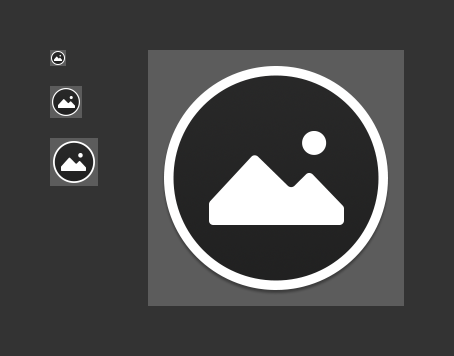
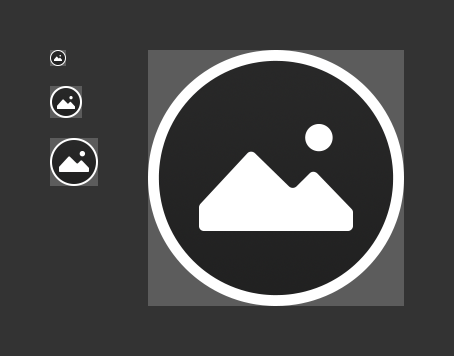
Comparing the layer stacks of the two 454×356 images. Changes:
removed layer "GrayBG-custom" from group "16" over box(52, 52, 64, 64)
removed layer "WhiteBG-custom" from group "16" over box(51, 51, 65, 65)
added layer "Ellipse 2" in group "16" over box(51, 51, 65, 65)
added layer "Ellipse 1" in group "16" over box(50, 50, 66, 66)
painted on "Glyph" (2nd of 4, in "Icon Artwork" › "32") over box(57, 96, 75, 109)
renamed "GrayBG" to "Ellipse 3", painted on it over box(52, 88, 80, 116)
painted on "WhiteBG" (1st of 2, in "Icon Artwork" › "32") over box(50, 86, 82, 118)
painted on "Glyph" (3rd of 4, in "Icon Artwork" › "48") over box(59, 151, 89, 172)
removed layer "GrayBG" (2nd of 3, in "Icon Artwork" › "48") from group "48" over box(54, 142, 94, 182)
removed layer "WhiteBG" (2nd of 3, in "Icon Artwork" › "48") from group "48" over box(53, 141, 95, 183)
added layer "Ellipse 5" in group "48" over box(52, 140, 96, 184)
added layer "Ellipse 4" in group "48" over box(50, 138, 98, 186)
painted on "Glyph" (4th of 4, in "Icon Artwork" › "256") over box(199, 124, 353, 231)
painted on "GrayBG" (in "Icon Artwork" › "256") over box(158, 60, 394, 296)
"WhiteBG" (2nd of 2, in "Icon Artwork" › "256"): blend pin light → normal, painted on it over box(148, 50, 404, 306)
